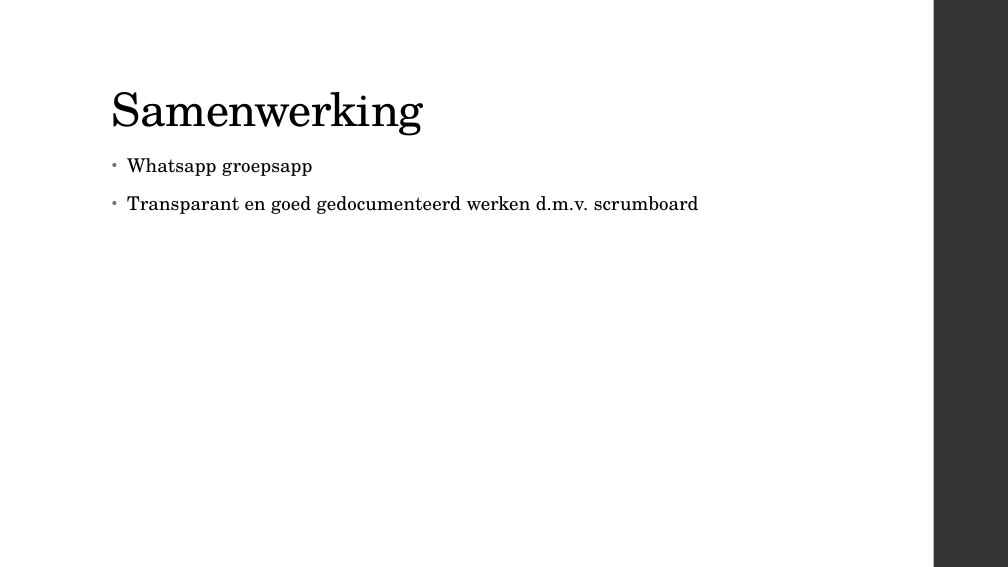
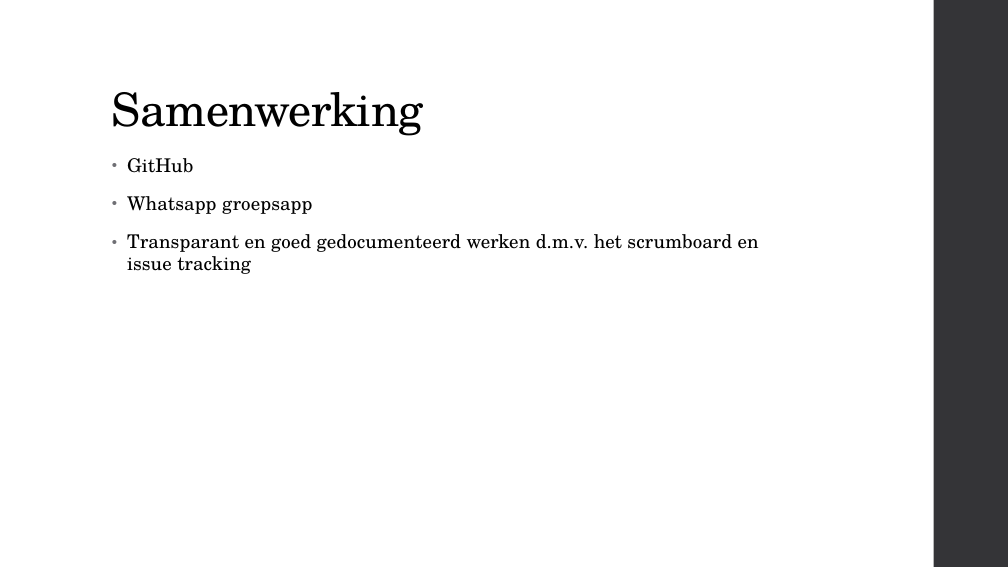
Before and after one commit to JesseSwildens/Software-ontwikkeling-VESOFTON, a slide deck: slide 15 of docs/Pitch Project Startup.pptx (slide 14 before the commit). Drawn at 1008x567 pixels with LibreOffice and Linux fonts; fonts in the diff are those of the drawing. Boxes give left, top, right and bottom in pixels: in the first picture for what was removed or moved away, otherwise in the second. Text is boxed around its words. In the diff, an @@ line names an element or a change of style, - is before the commit and + after.

```diff
--- a/docs/Pitch Project Startup.pptx
+++ b/docs/Pitch Project Startup.pptx
@@ text at <box>127,158,193,173</box>: paragraph added @@
+• GitHub
@@ text at <box>127,234,759,274</box>: text changed @@
-• Transparant en goed gedocumenteerd werken d.m.v. scrumboard
+• Transparant en goed gedocumenteerd werken d.m.v. het scrumboard en issue tracking
```
Also in this commit, not shown: 5 other slides changed, 1 slide added.
